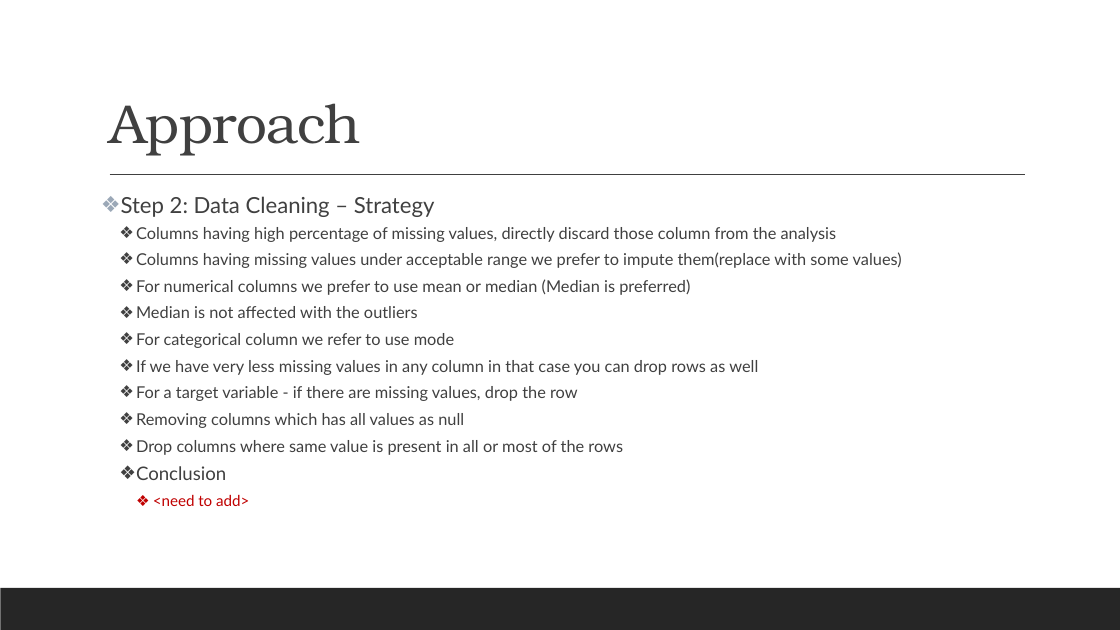
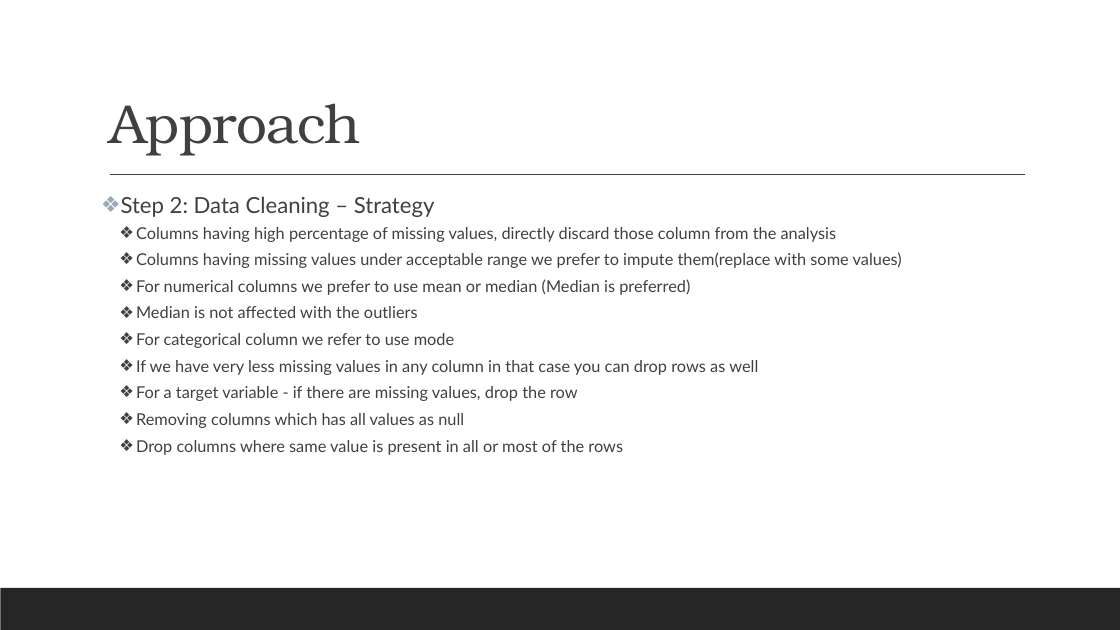
Before and after one commit to vidhyadharpandit/LendingClubCaseStudy, a slide deck: slide 6 of LendingClubCaseStudy-Presentation.pptx. Drawn at 1120x630 pixels with LibreOffice and Linux fonts; fonts in the diff are those of the drawing. Boxes give left, top, right and bottom in pixels: in the first picture for what was removed or moved away, otherwise in the second. Text is boxed around its words. In the diff, an @@ line names an element or a change of style, - is before the commit and + after.

```diff
--- a/LendingClubCaseStudy-Presentation.pptx
+++ b/LendingClubCaseStudy-Presentation.pptx
@@ text at bbox=[136, 466, 249, 506]: paragraphs removed @@
-  ❖ Conclusion
-    ❖ <need to add>
```
Also in this commit, not shown: 11 other slides changed, 3 slides added, 5 slides removed, 2 other files.
